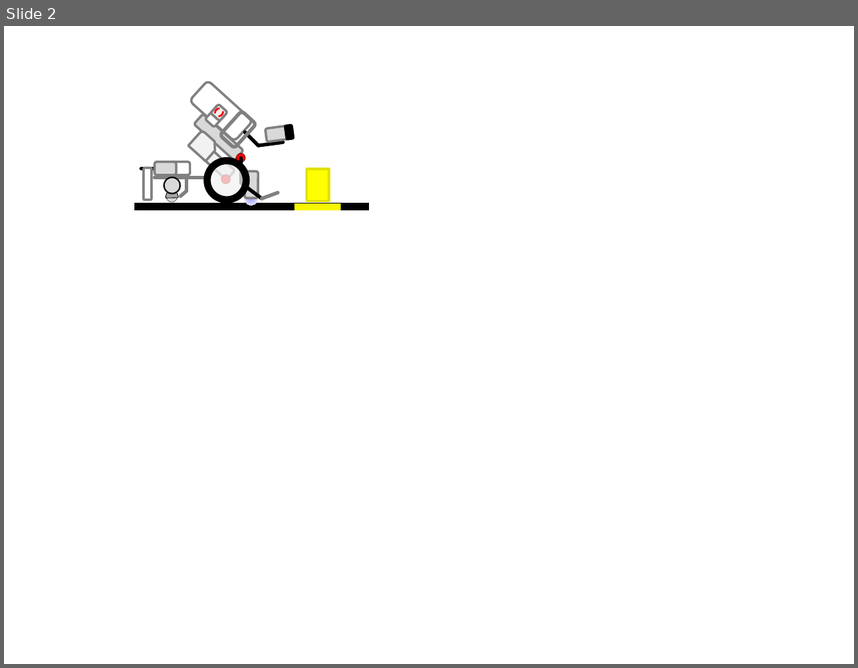
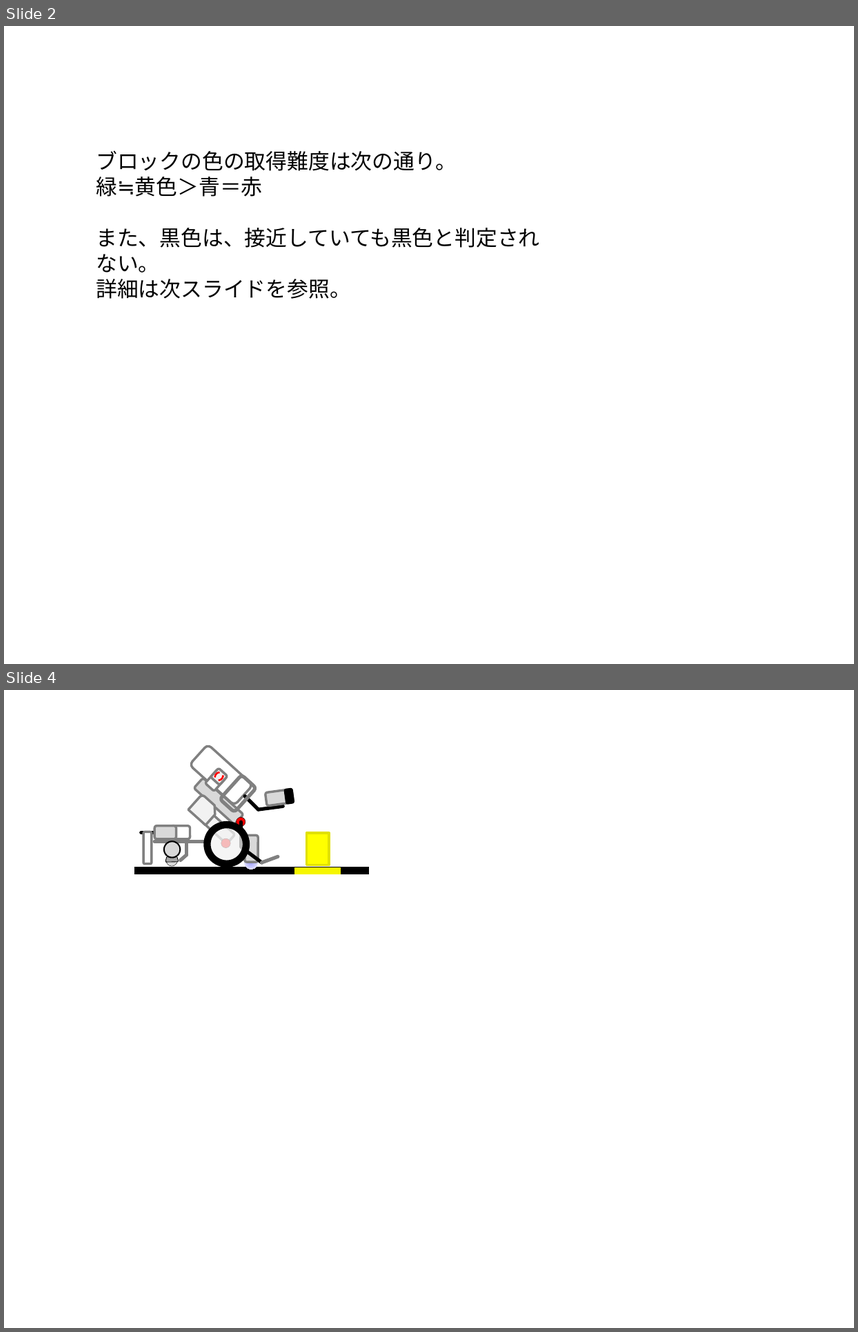
Before and after one commit to RITS-ETrobo/Yokohama, a slide deck: design/2016/models/HowToHoldBlock.pptx. Shown one above the other, each under a label of ours: slide 2 before the commit, slides 2 and 4 after it; the slides between them are not shown. The pictures are 858x668 and 858x1332 pixels, drawn with LibreOffice and Linux fonts; fonts in the diff are those of the drawing. Boxes give left, top, right and bottom in pixels: in the first picture for what was removed or moved away, otherwise in the second. Text is boxed around its words. In the diff, an @@ line names an element or a change of style, - is before the commit and + after.

```diff
--- a/design/2016/models/HowToHoldBlock.pptx
+++ b/design/2016/models/HowToHoldBlock.pptx
@@ slide 2 added at (x1=4, y1=26, x2=854, y2=664), background #FFFFFF @@
@@ text added at (x1=96, y1=151, x2=539, y2=299), 18 pt, text #000000 @@
+ブロックの色の取得難度は次の通り。
+緑≒黄色＞青＝赤
+また、黒色は、接近していても黒色と判定されない。
+詳細は次スライドを参照。
@@ what was slide 2 is now slide 4 @@
```
Also in this commit, not shown: 1 slide changed, 1 other slide added.
